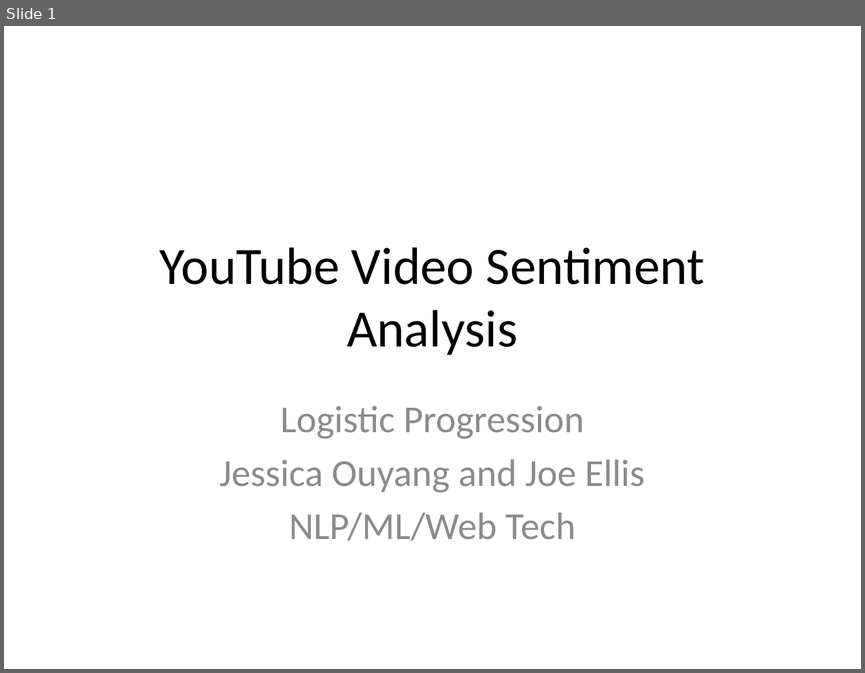
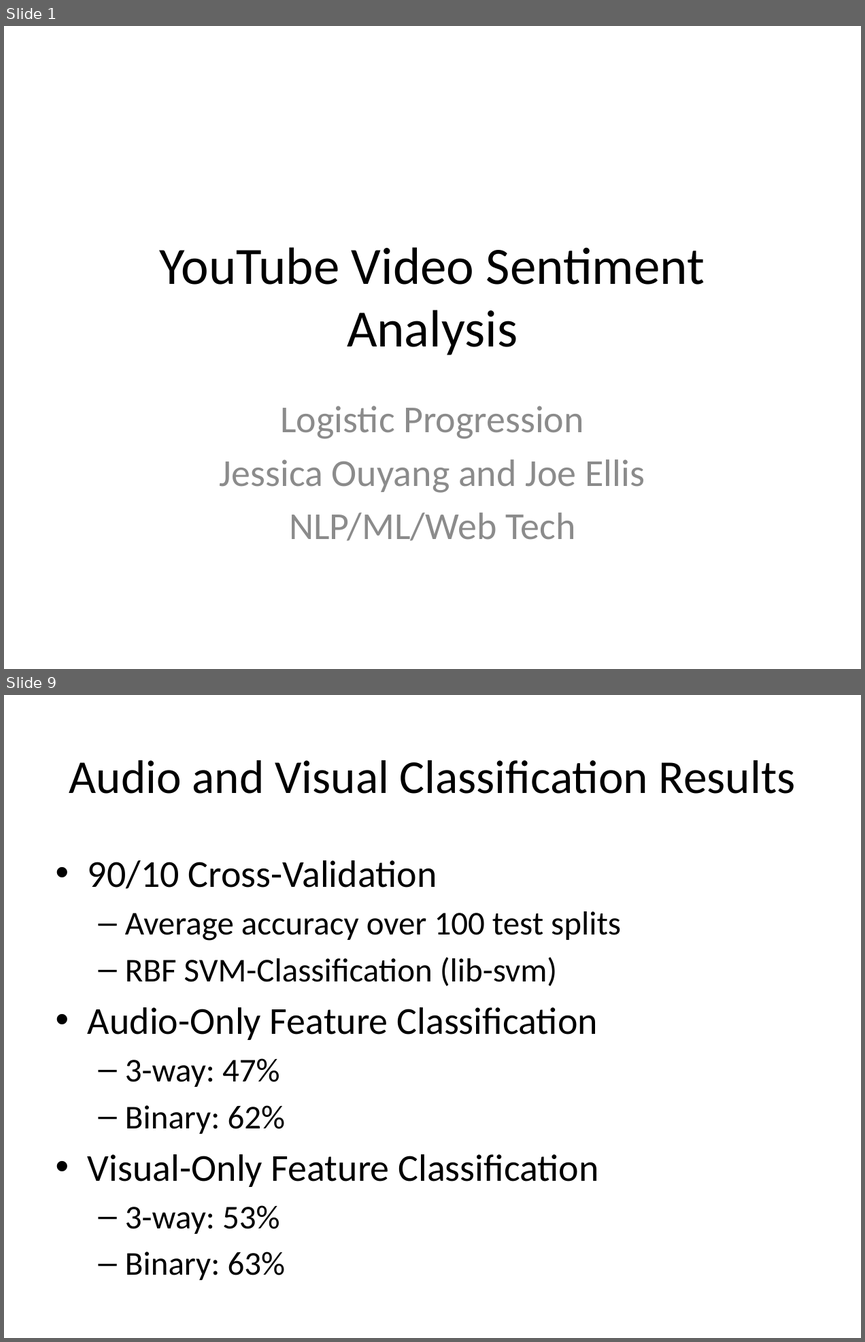
Before and after one commit to jellis505/LogisticProgression, a slide deck: Project/presentation/FinalPres.pptx. Shown one above the other, each under a label of ours: slide 1 before the commit, slides 1 and 9 after it; the slides between them are not shown. The pictures are 865x673 and 865x1342 pixels, drawn with LibreOffice and Linux fonts; fonts in the diff are those of the drawing. Boxes give left, top, right and bottom in pixels: in the first picture for what was removed or moved away, otherwise in the second. Text is boxed around its words. In the diff, an @@ line names an element or a change of style, - is before the commit and + after.

```diff
--- a/Project/presentation/FinalPres.pptx
+++ b/Project/presentation/FinalPres.pptx
@@ slide 9 added at [4, 695, 861, 1338], background #FFFFFF @@
@@ title added at [69, 760, 795, 794], 39.6 pt, text #000000 @@
+Audio and Visual Classification Results
@@ text added at [88, 860, 621, 1280], 28 pt, text #000000 @@
+• 90/10 Cross-Validation
+  – Average accuracy over 100 test splits
+  – RBF SVM-Classification (lib-svm)
+• Audio-Only Feature Classification
+  – 3-way: 47%
+  – Binary: 62%
+• Visual-Only Feature Classification
+  – 3-way: 53%
+  – Binary: 63%
```
Also in this commit, not shown: 7 other slides added.
